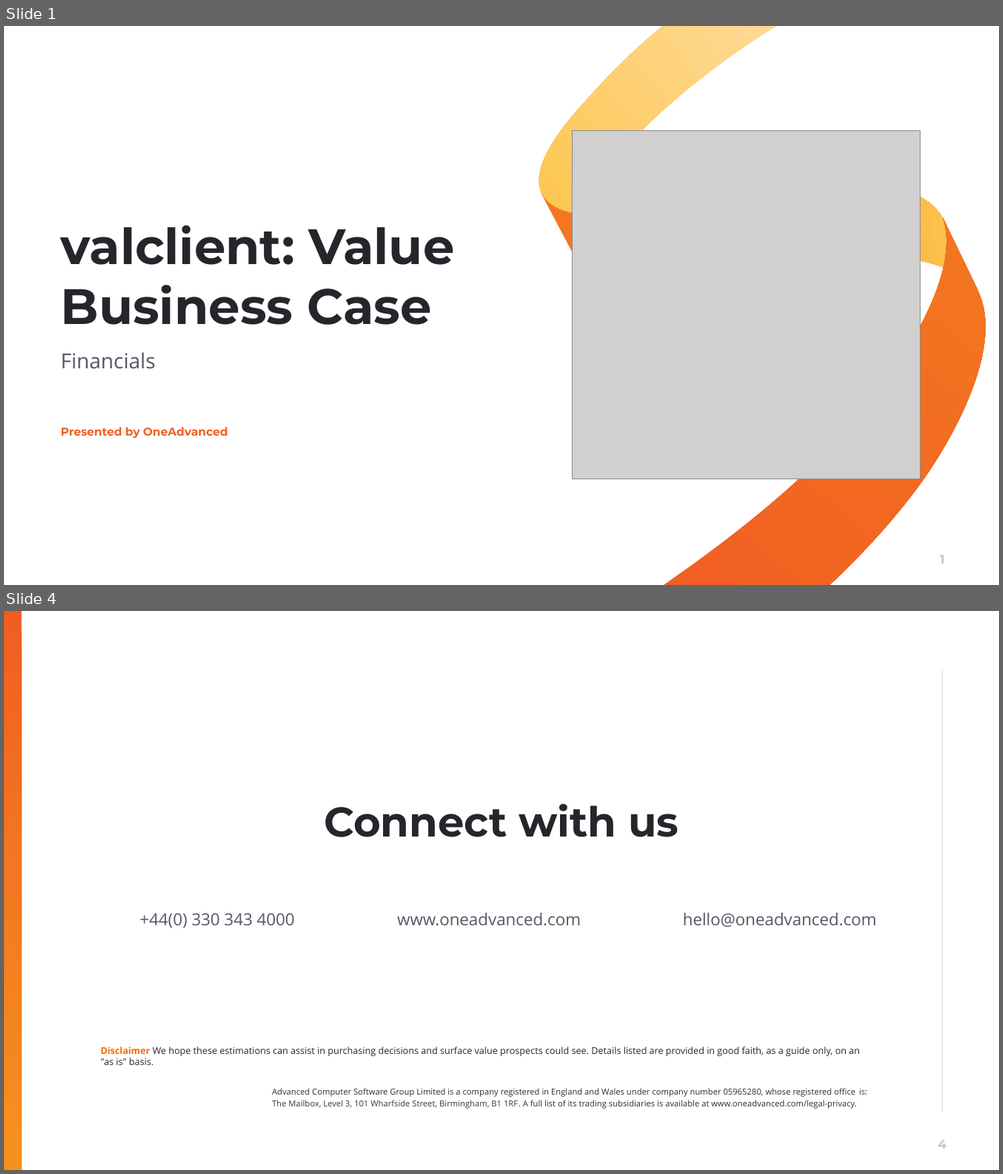
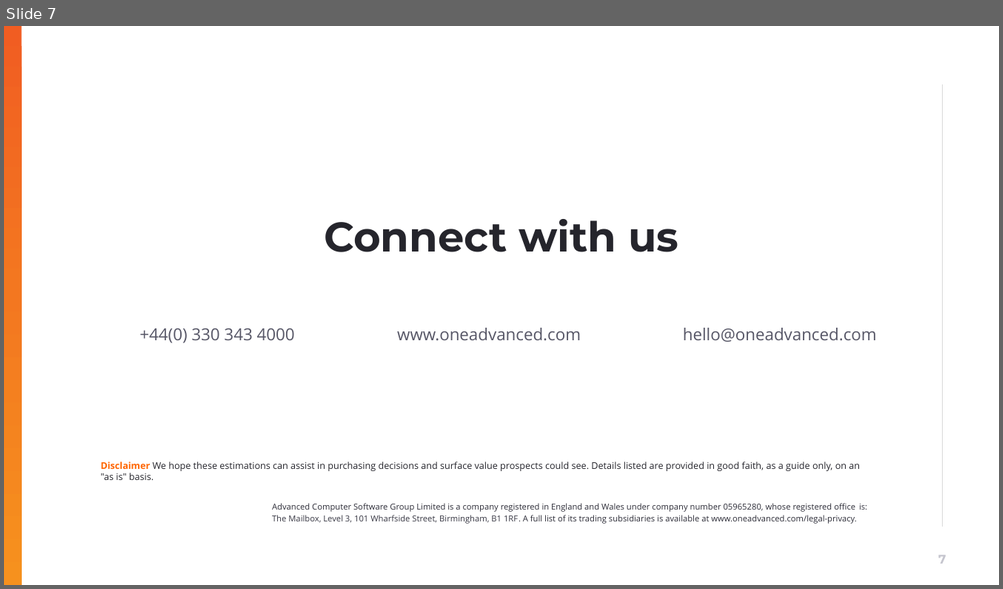
Before and after one commit to muratozdemirpiblo/ppt-api, a slide deck: client.pptx. Shown one above the other, each under a label of ours: slides 1 and 4 before the commit, slide 7 after it; the slides between them are not shown. The pictures are 1003x1174 and 1003x589 pixels, drawn with LibreOffice and Linux fonts; fonts in the diff are those of the drawing; grey boxes stand for pictures; background and template pictures are left out. Boxes give left, top, right and bottom in pixels: in the first picture for what was removed or moved away, otherwise in the second. Text is boxed around its words. In the diff, an @@ line names an element or a change of style, - is before the commit and + after.

```diff
--- a/client.pptx
+++ b/client.pptx
@@ slide 1 removed at bbox=[4, 26, 999, 585], background #FFFFFF @@
@@ freeform shape removed at bbox=[524, 26, 793, 219] @@
@@ picture removed at bbox=[572, 131, 919, 480] @@
@@ freeform shape removed at bbox=[541, 153, 953, 312] @@
@@ title removed at bbox=[61, 225, 455, 325] @@
-valclient: Value Business Case
@@ freeform shape removed at bbox=[629, 215, 999, 585] @@
@@ subtitle removed at bbox=[61, 352, 156, 369] @@
-Financials
@@ text removed at bbox=[61, 427, 228, 438] @@
-Presented by OneAdvanced
@@ page number removed at bbox=[939, 555, 945, 564] @@
-1
@@ what was slide 4 is now slide 7 @@
@@ page number at bbox=[938, 555, 945, 564]: text changed @@
-4
+7
```
Also in this commit, not shown: 1 slide changed, 5 slides added, 1 other slide removed, 2 other files.
